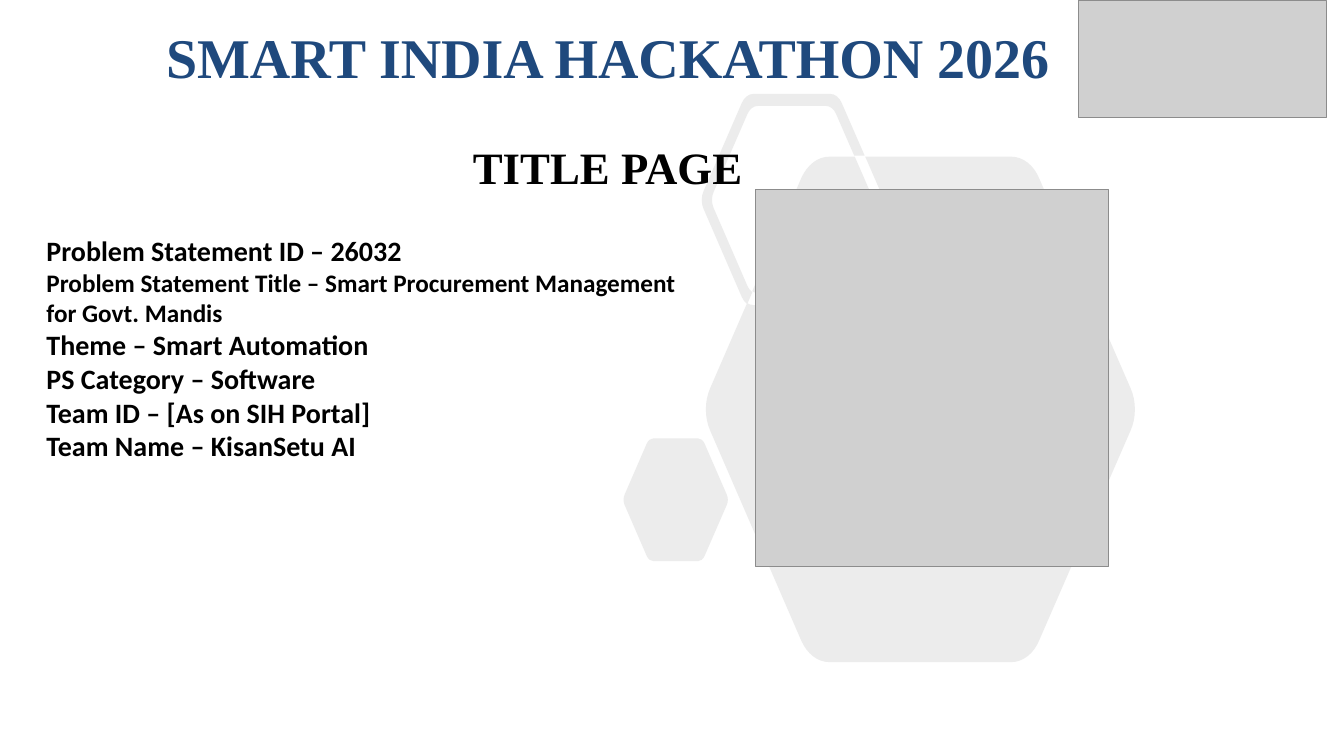
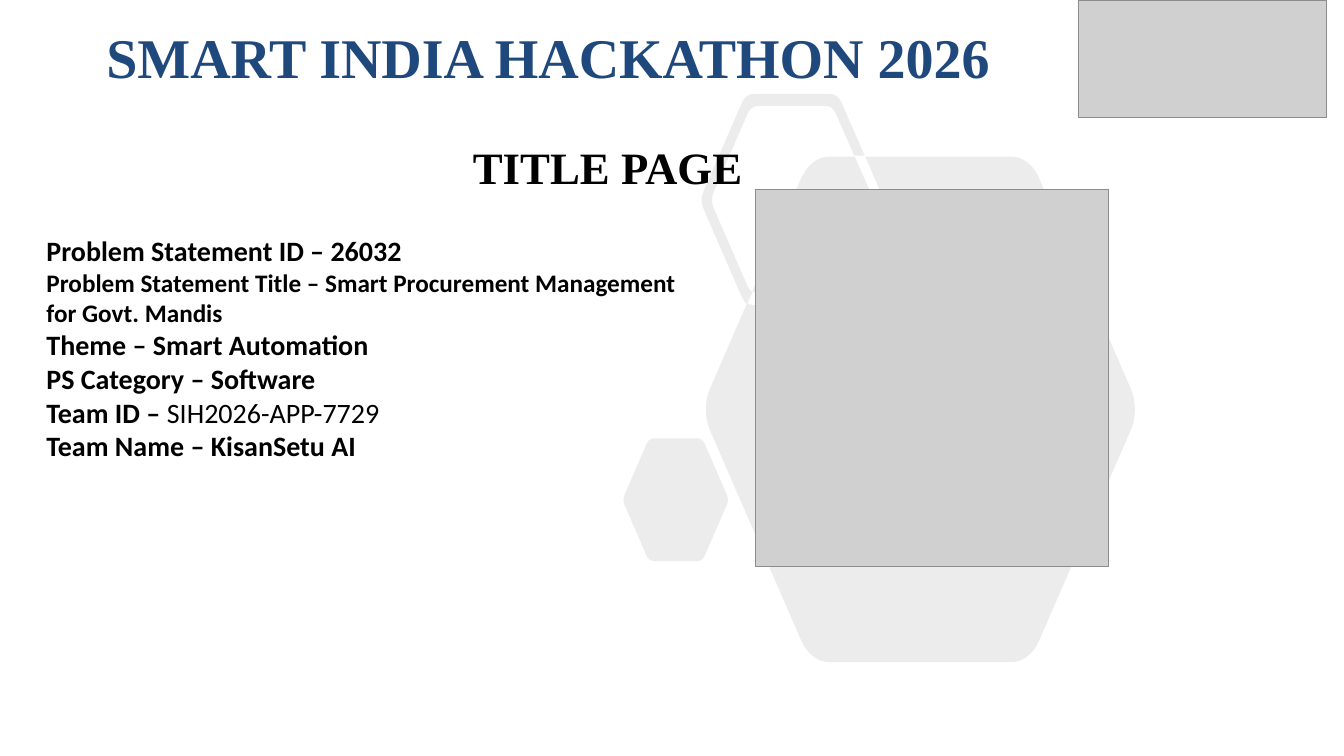
Before and after one commit to YTxFSGAMERz/KisanSetu-AI, a slide deck: slide 1 of KisanSetu-AI_SIH2026_Presentation.pptx. Drawn at 1344x756 pixels with LibreOffice and Linux fonts; fonts in the diff are those of the drawing; grey boxes stand for pictures. Boxes give left, top, right and bottom in pixels: in the first picture for what was removed or moved away, otherwise in the second. Text is boxed around its words. In the diff, an @@ line names an element or a change of style, - is before the commit and + after.

```diff
--- a/KisanSetu-AI_SIH2026_Presentation.pptx
+++ b/KisanSetu-AI_SIH2026_Presentation.pptx
@@ title "SMART INDIA HACKATHON 2026": place and size @@
-title "SMART INDIA HACKATHON 2026" at box(166, 40, 1049, 79)
+title "SMART INDIA HACKATHON 2026" at box(106, 40, 990, 79)
@@ text at box(46, 404, 379, 424): text changed; bold off @@
-Team ID – [As on SIH Portal]
+Team ID – SIH2026-APP-7729
```
Also in this commit, not shown: 5 other slides changed, 18 other files.
